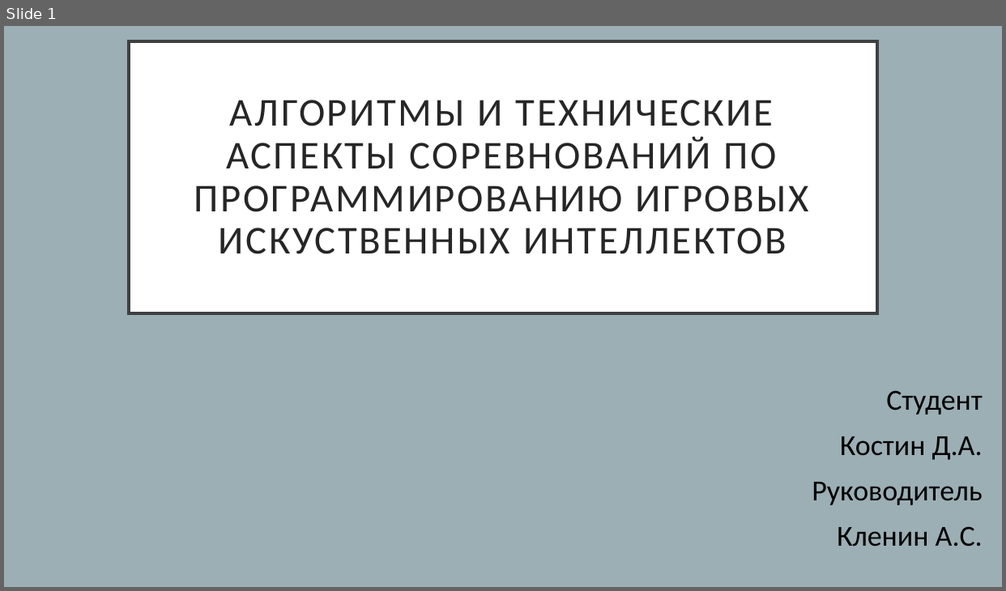
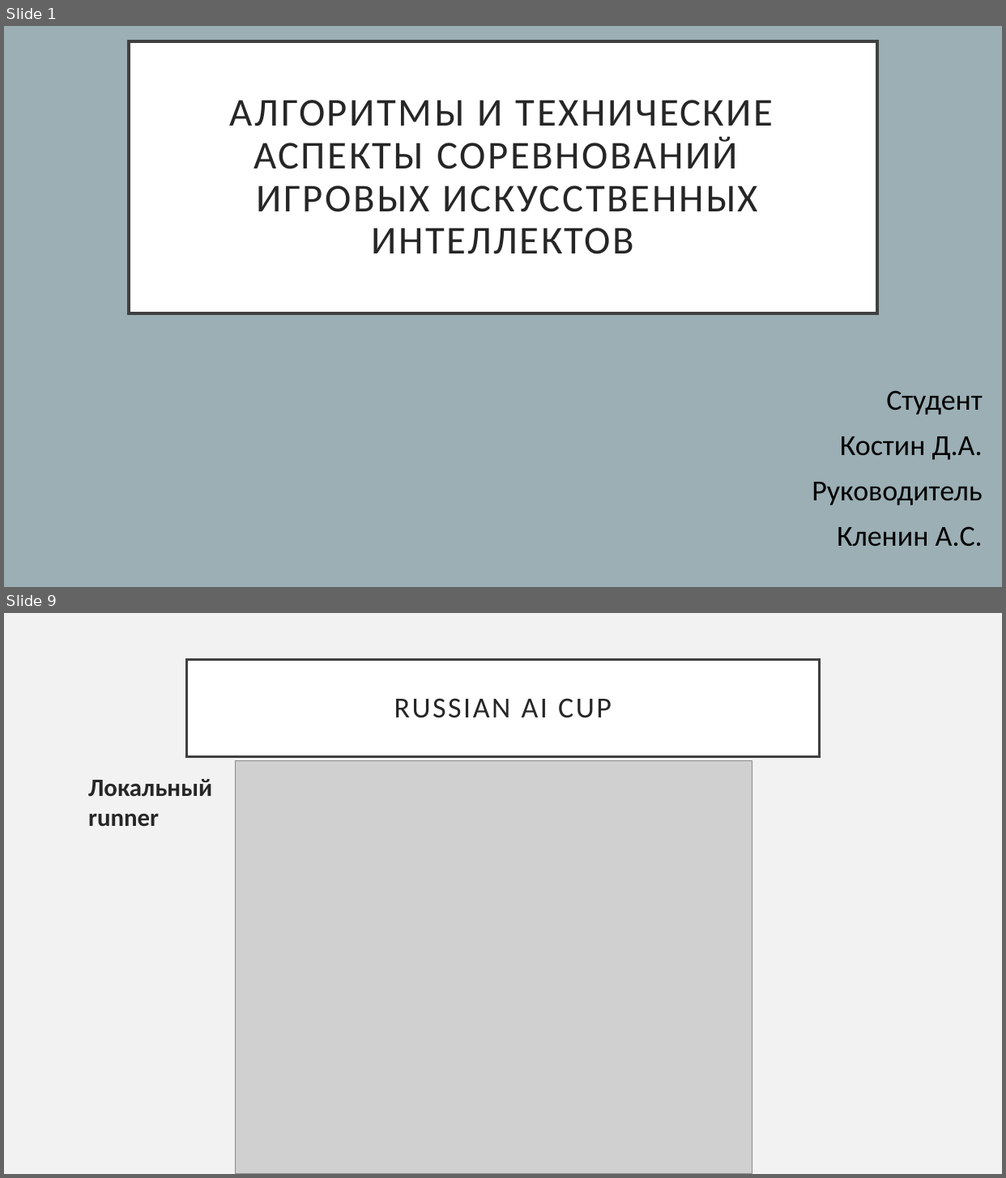
Before and after one commit to etharner/aigame, a slide deck: presentation.pptx. Shown one above the other, each under a label of ours: slide 1 before the commit, slides 1 and 9 after it; the slides between them are not shown. The pictures are 1006x591 and 1006x1178 pixels, drawn with LibreOffice and Linux fonts; fonts in the diff are those of the drawing; grey boxes stand for pictures. Boxes give left, top, right and bottom in pixels: in the first picture for what was removed or moved away, otherwise in the second. Text is boxed around its words. In the diff, an @@ line names an element or a change of style, - is before the commit and + after.

```diff
--- a/presentation.pptx
+++ b/presentation.pptx
@@ slide 9 added at bbox=[4, 613, 1002, 1174], background #F2F2F2 @@
@@ title added at bbox=[187, 659, 819, 756], fill #FFFFFF, outline #404040 2.5 pt, 28 pt, text #262626 @@
+RUSSIAN AI CUP
@@ text added at bbox=[88, 779, 212, 827], 24 pt, text #262626, bold @@
+Локальный runner
@@ picture added at bbox=[236, 761, 752, 1174] @@
@@ slide 1 changed as well @@
@@ title at bbox=[230, 100, 774, 254]: text changed @@
-АЛГОРИТМЫ И ТЕХНИЧЕСКИЕ АСПЕКТЫ СОРЕВНОВАНИЙ ПО ПРОГРАММИРОВАНИЮ ИГРОВЫХ ИСКУСТВЕННЫХ ИНТЕЛЛЕКТОВ
+АЛГОРИТМЫ И ТЕХНИЧЕСКИЕ АСПЕКТЫ СОРЕВНОВАНИЙ
+ИГРОВЫХ ИСКУСCТВЕННЫХ ИНТЕЛЛЕКТОВ
```
Also in this commit, not shown: 18 other slides added, 1 slide removed, 1 other file.
